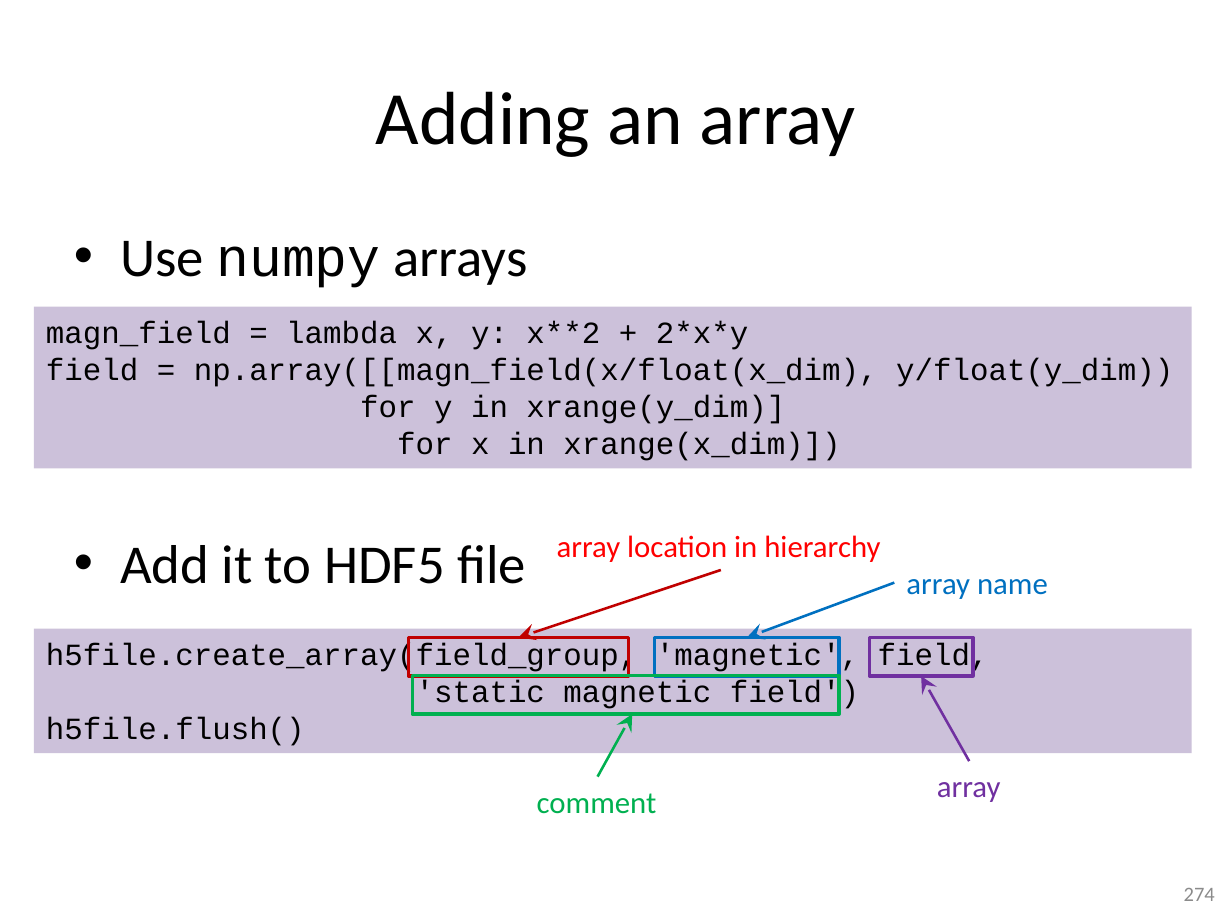
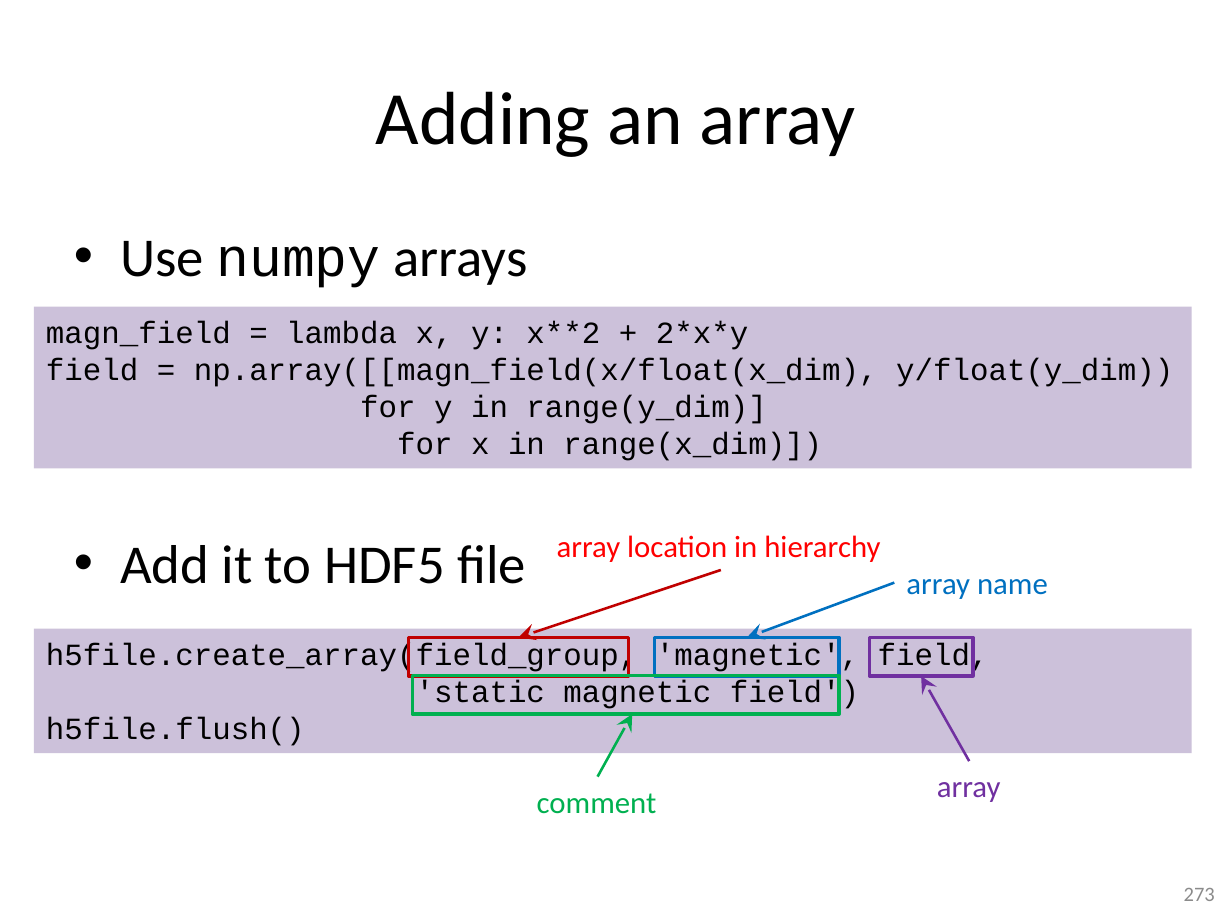
Before and after one commit to gjbex/training-material, a slide deck: slide 273 of Python/python-intro.pptx (slide 274 before the commit). Drawn at 1232x924 pixels with LibreOffice and Linux fonts; fonts in the diff are those of the drawing. Boxes give left, top, right and bottom in pixels: in the first picture for what was removed or moved away, otherwise in the second. Text is boxed around its words. In the diff, an @@ line names an element or a change of style, - is before the commit and + after.

```diff
--- a/Python/python-intro.pptx
+++ b/Python/python-intro.pptx
@@ text in rectangle at (x1=46, y1=358, x2=1173, y2=461): text changed @@
-field = np.array([[magn_field(x/float(x_dim), y/float(y_dim))
-for y in xrange(y_dim)]
-for x in xrange(x_dim)])
+field = np.array([[magn_field(x/float(x_dim), y/float(y_dim))
+for y in range(y_dim)]
+for x in range(x_dim)])
@@ page number at (x1=1184, y1=888, x2=1215, y2=901): text changed @@
-274
+273
```
Also in this commit, not shown: 31 other slides changed, 3 slides added, 1 slide removed.
